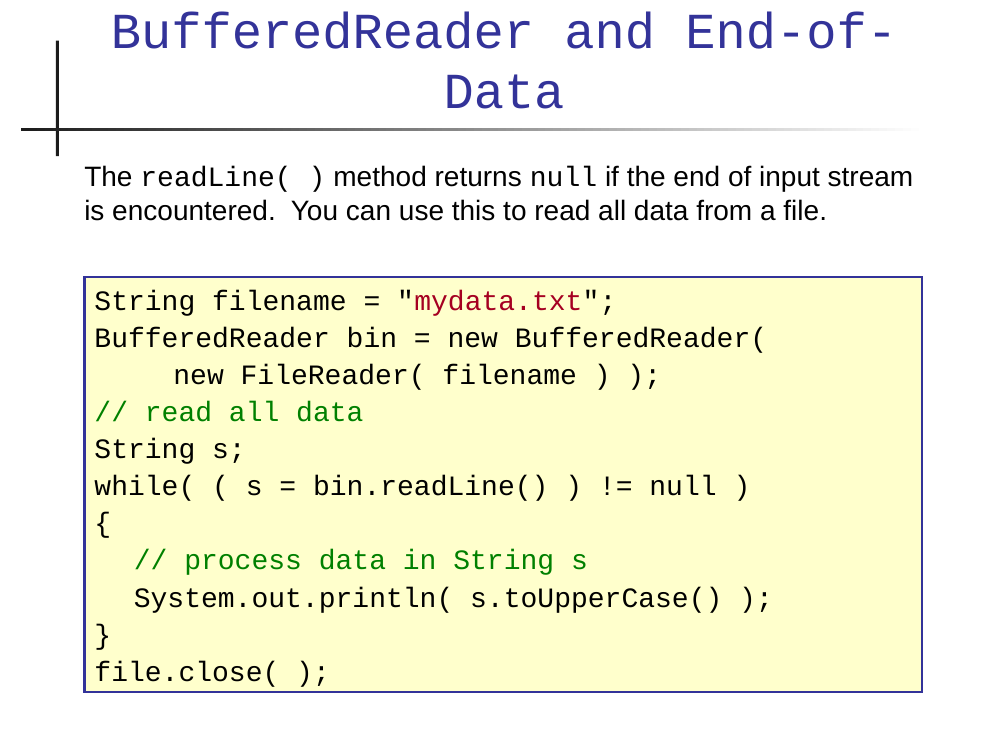
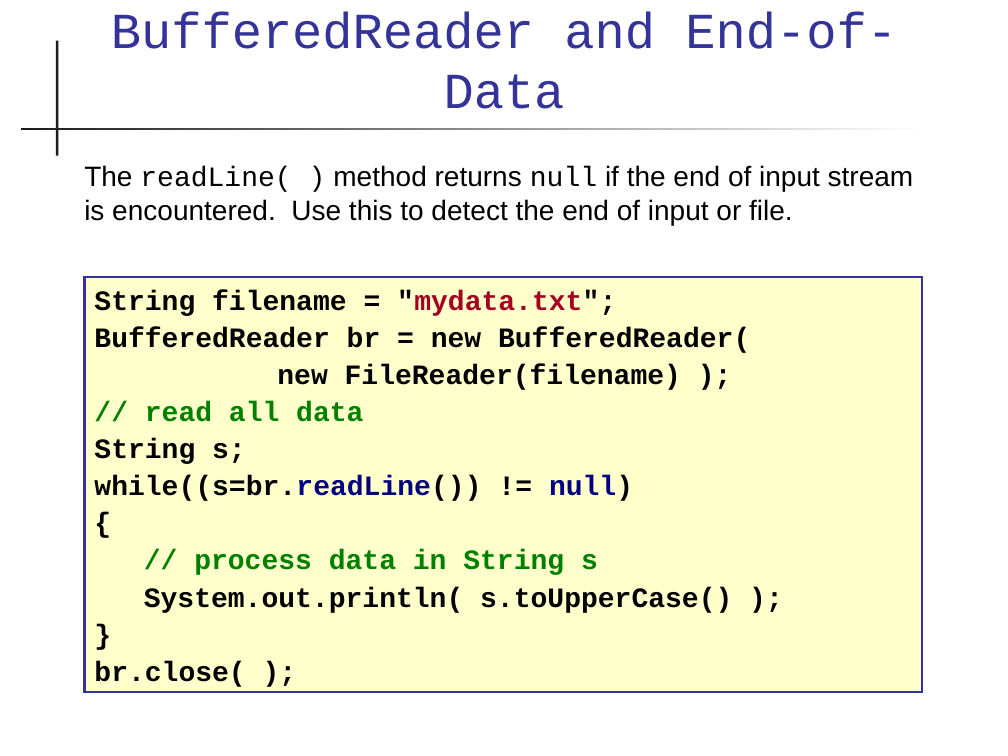
Before and after one commit to skeoop/skeoop.github.io, a slide deck: slide 25 of io/Input-Output.ppt (slide 23 before the commit). Drawn at 1008x756 pixels with LibreOffice and Linux fonts; fonts in the diff are those of the drawing. Boxes give left, top, right and bottom in pixels: in the first picture for what was removed or moved away, otherwise in the second. Text is boxed around its words. In the diff, an @@ line names an element or a change of style, - is before the commit and + after.

```diff
--- a/io/Input-Output.ppt
+++ b/io/Input-Output.ppt
@@ text at (84, 165, 914, 225): text changed @@
-The readLine( ) method returns null if the end of input stream is encountered. You can use this to read all data from a file.
+The readLine( ) method returns null if the end of input stream is encountered. Use this to detect the end of input or file.
@@ text in rectangle at (94, 290, 732, 613): bold on in "String filename = "mydata.txt";", "// read all data", "String s;", "{" and 3 more places @@
@@ text in rectangle at (94, 327, 750, 390): text changed; bold on @@
-BufferedReader bin = new BufferedReader(
-new FileReader( filename ) );
+BufferedReader br = new BufferedReader(
+new FileReader(filename) );
@@ text in rectangle at (94, 475, 633, 501): text changed; bold on @@
-while( ( s = bin.readLine() ) != null )
+while((s=br.readLine()) != null)
@@ text in rectangle at (94, 661, 245, 687): text changed; bold on @@
-file.close( );
+br.close( );
```
Also in this commit, not shown: 32 other slides changed, 21 slides added, 6 slides removed, 3 other files.
